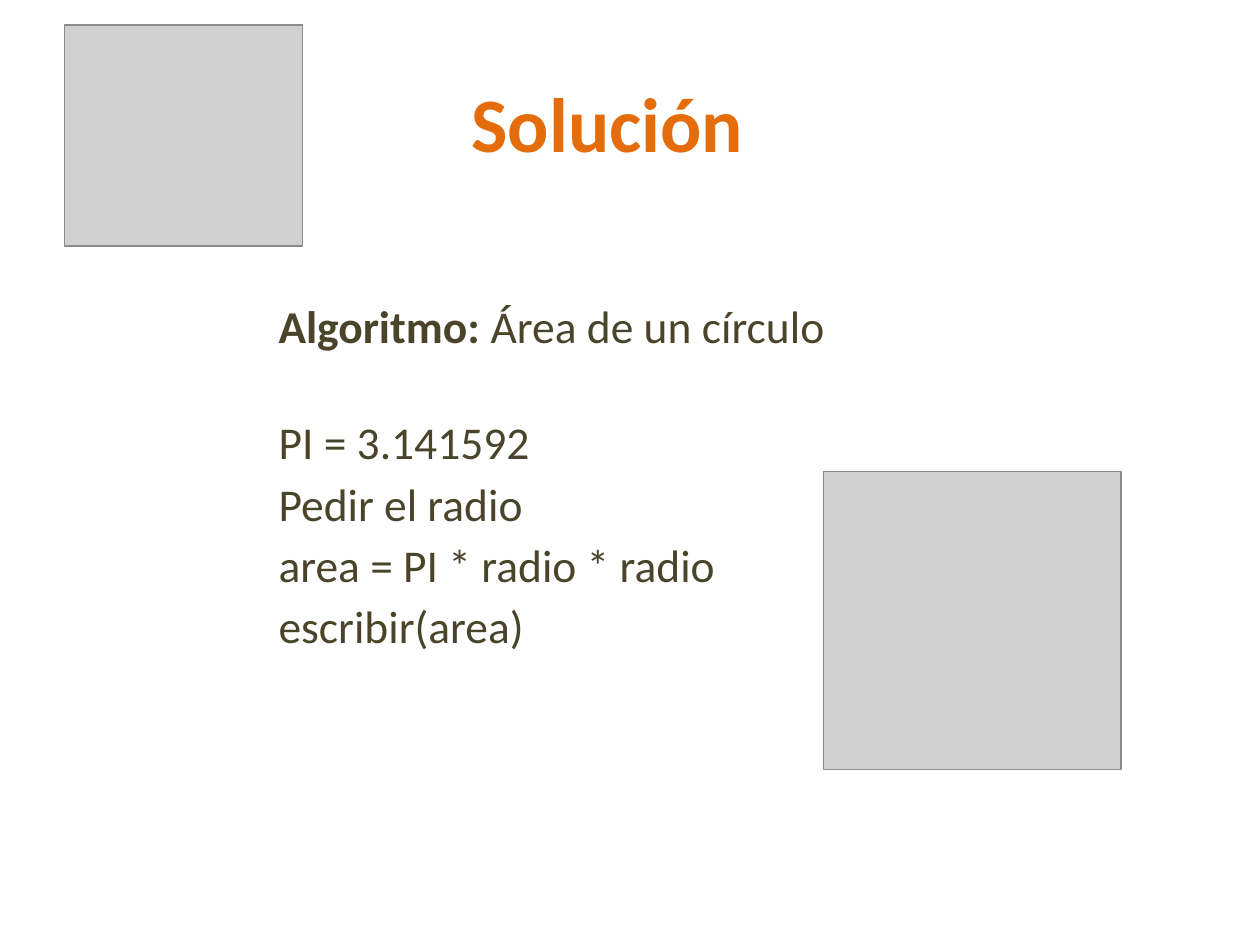
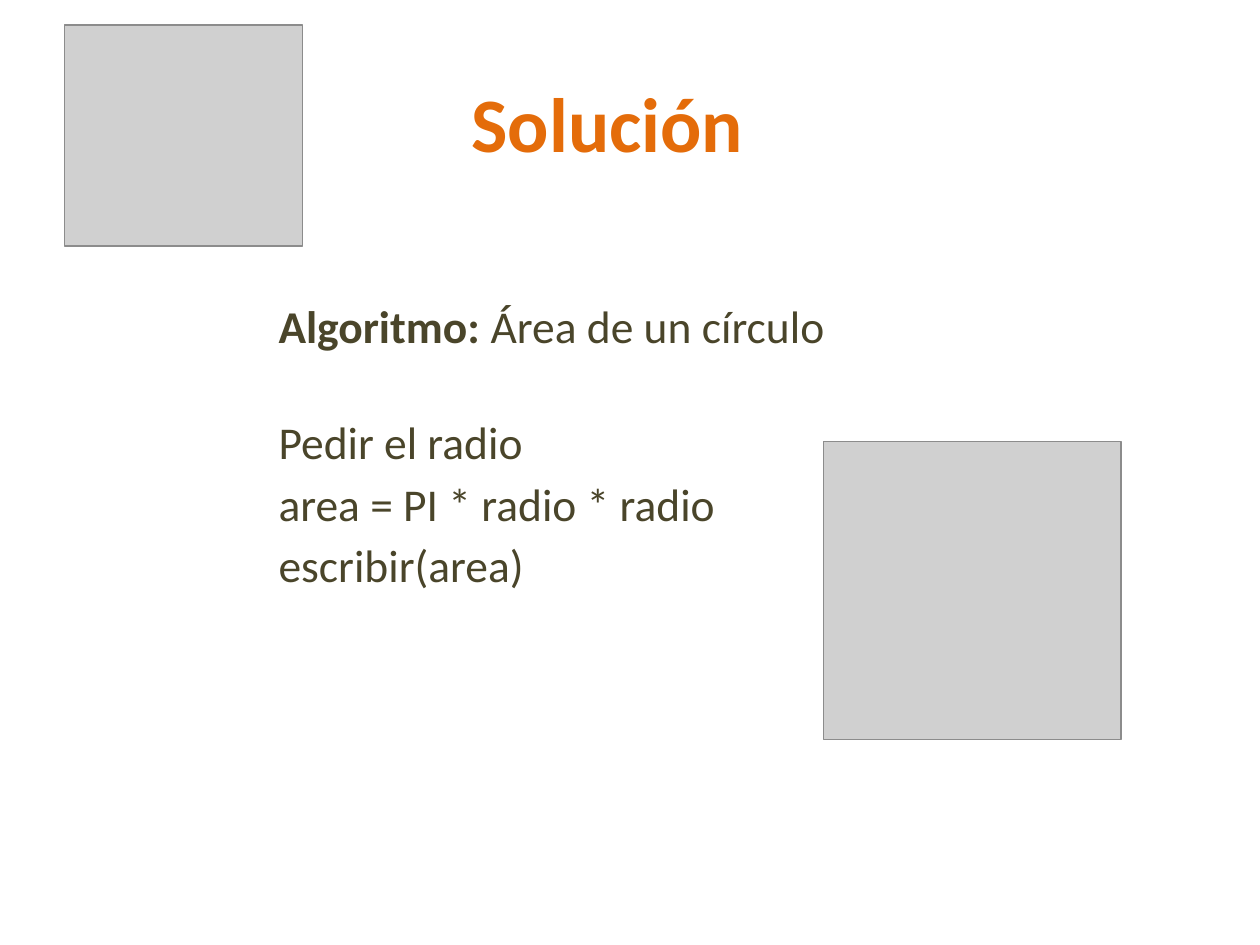
Before and after one commit to lizetheP/PensamientoC, a slide deck: slide 19 of CalendarioAgo20L/presentaciones/3_Componentes.pptx. Drawn at 1260x945 pixels with LibreOffice and Linux fonts; fonts in the diff are those of the drawing; grey boxes stand for pictures. Boxes give left, top, right and bottom in pixels: in the first picture for what was removed or moved away, otherwise in the second. Text is boxed around its words. In the diff, an @@ line names an element or a change of style, - is before the commit and + after.

```diff
--- a/CalendarioAgo20L/presentaciones/3_Componentes.pptx
+++ b/CalendarioAgo20L/presentaciones/3_Componentes.pptx
@@ text at (x1=279, y1=429, x2=530, y2=460): paragraph removed @@
-PI = 3.141592
@@ picture moved from (x1=824, y1=471, x2=1121, y2=769) to (x1=824, y1=441, x2=1121, y2=738) @@
```
Also in this commit, not shown: 4 other slides changed, 1 other file.
